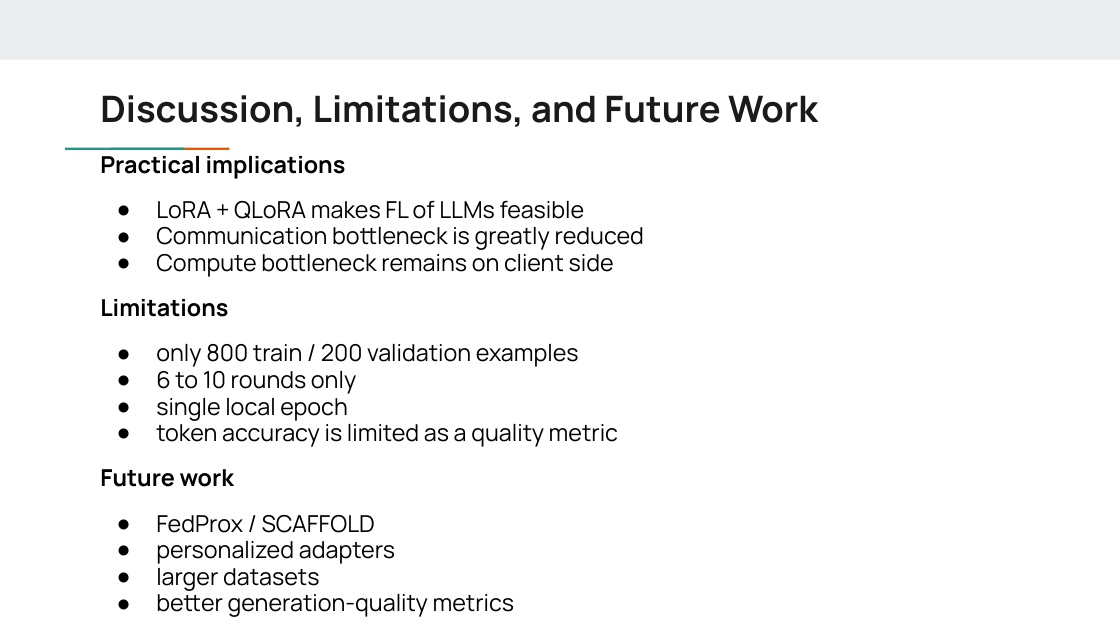
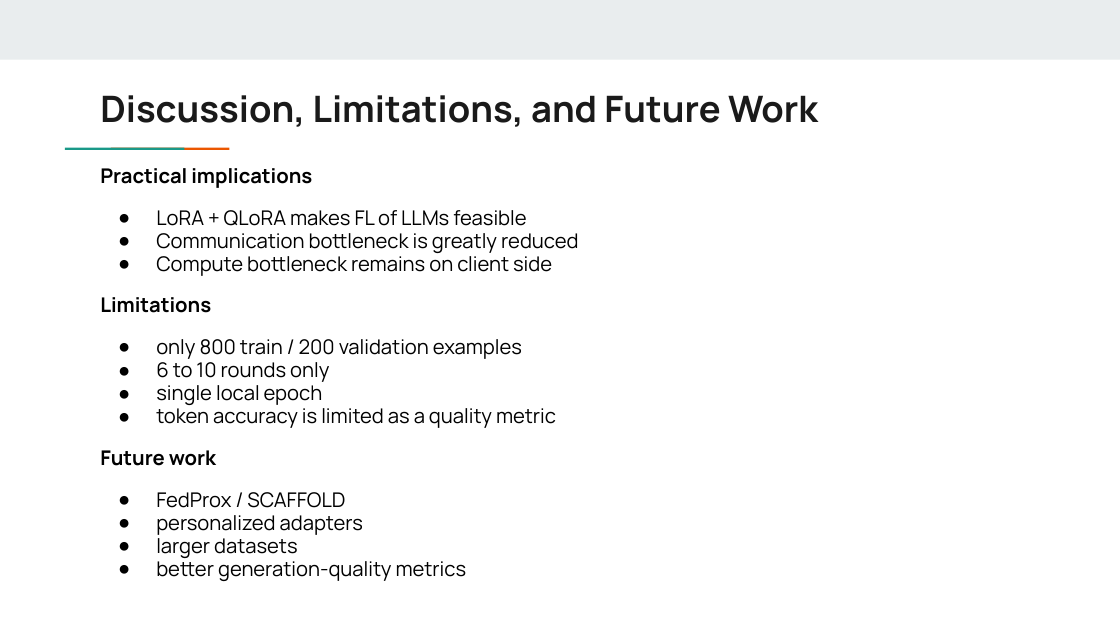
Before and after one commit to krish-patel1003/TDC-project, a slide deck: slide 18 of Team_16_PaperRex_Presentation.pptx. Drawn at 1120x630 pixels with LibreOffice and Linux fonts; fonts in the diff are those of the drawing. Boxes give left, top, right and bottom in pixels: in the first picture for what was removed or moved away, otherwise in the second. Text is boxed around its words. In the diff, an @@ line names an element or a change of style, - is before the commit and + after.

```diff
--- a/Team_16_PaperRex_Presentation.pptx
+++ b/Team_16_PaperRex_Presentation.pptx
@@ text "Practical implications": place and size @@
-text "Practical implications" at [100, 156, 644, 617]
+text "Practical implications" at [100, 168, 578, 581]
@@ text "Practical implications" at [100, 168, 578, 581]: size 15 to 13 pt; indent changed @@
```
Also in this commit, not shown: 10 other slides changed, 1 other file.
